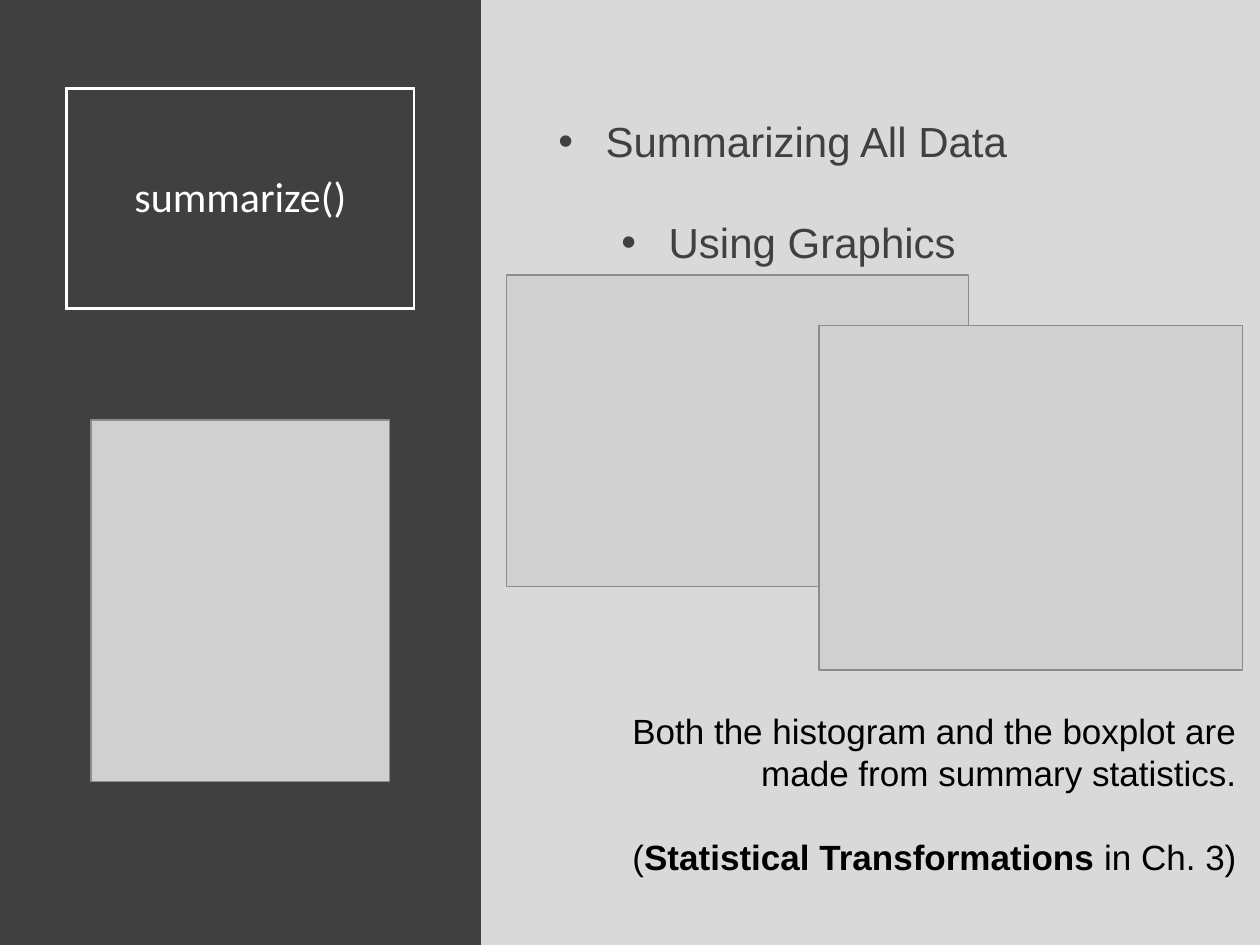
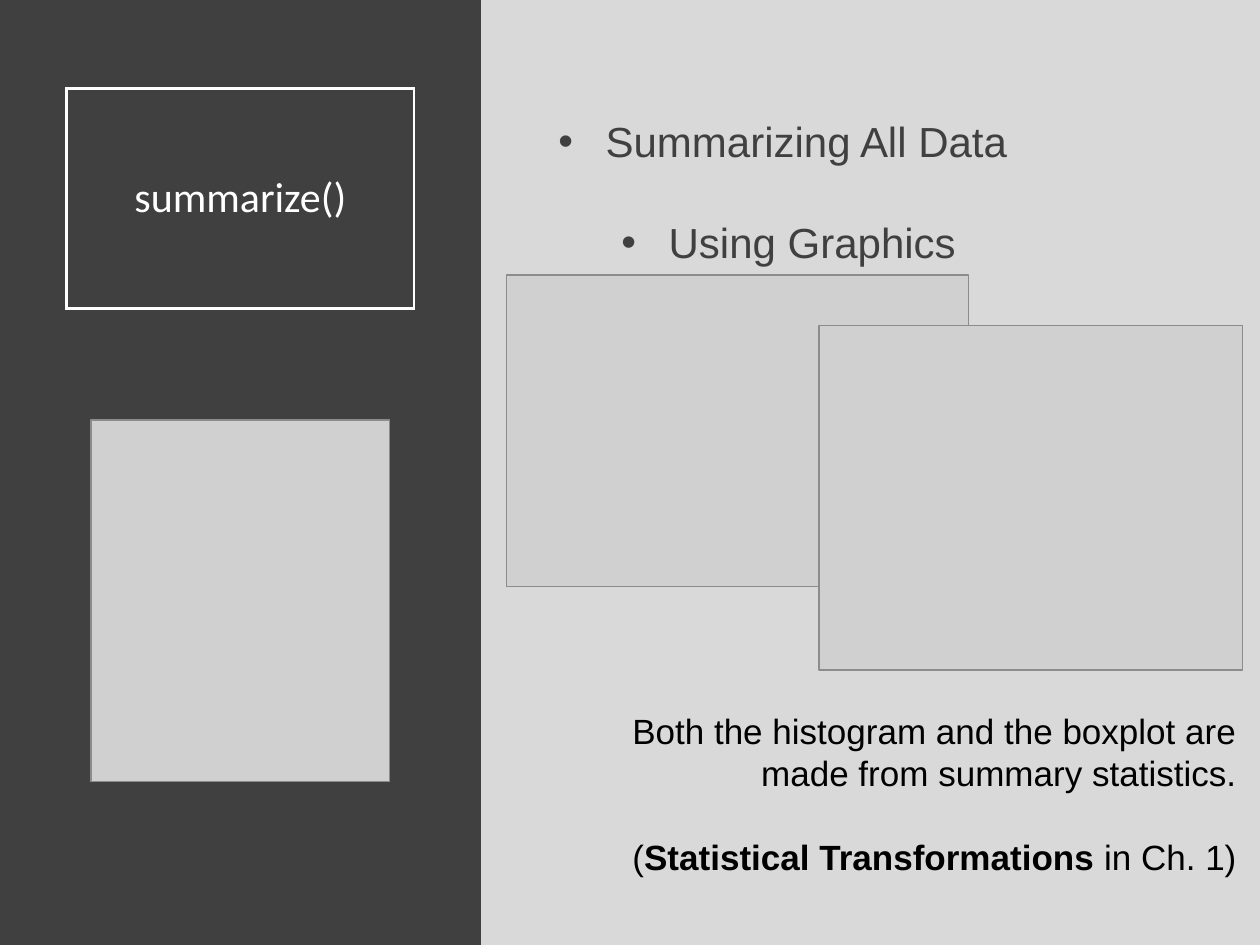
Before and after one commit to SuperMarioGiacomazzo/STOR320_WEBSITE, a slide deck: slide 7 of Lecture/Data Transformation 3/Data_Transformation_3_Lecture.pptx. Drawn at 1260x945 pixels with LibreOffice and Linux fonts; fonts in the diff are those of the drawing; grey boxes stand for pictures. Boxes give left, top, right and bottom in pixels: in the first picture for what was removed or moved away, otherwise in the second. Text is boxed around its words. In the diff, an @@ line names an element or a change of style, - is before the commit and + after.

```diff
--- a/Lecture/Data Transformation 3/Data_Transformation_3_Lecture.pptx
+++ b/Lecture/Data Transformation 3/Data_Transformation_3_Lecture.pptx
@@ text at box(632, 844, 1236, 877): text changed @@
-(Statistical Transformations in Ch. 3)
+(Statistical Transformations in Ch. 1)
```
Also in this commit, not shown: 7 other files.
